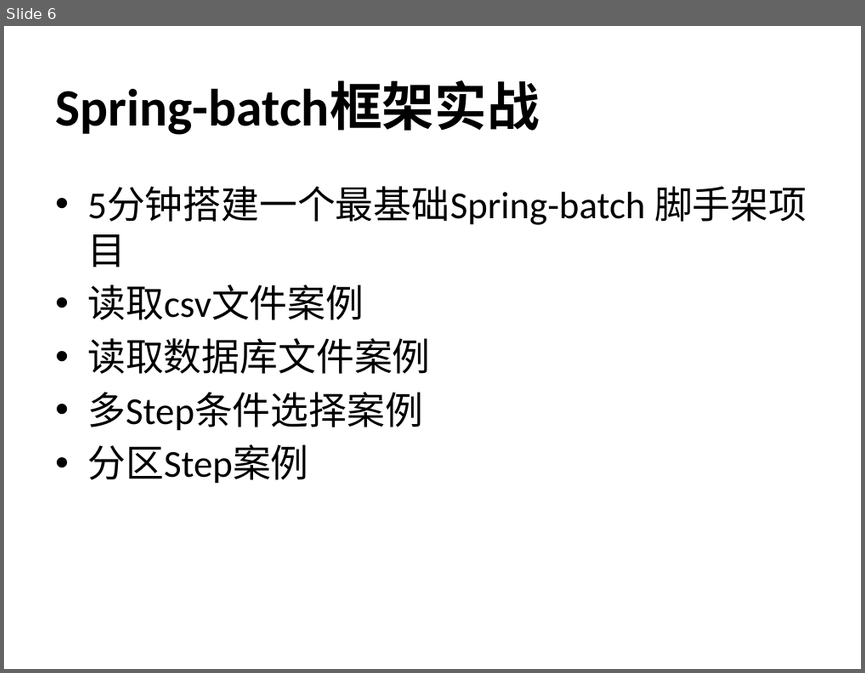
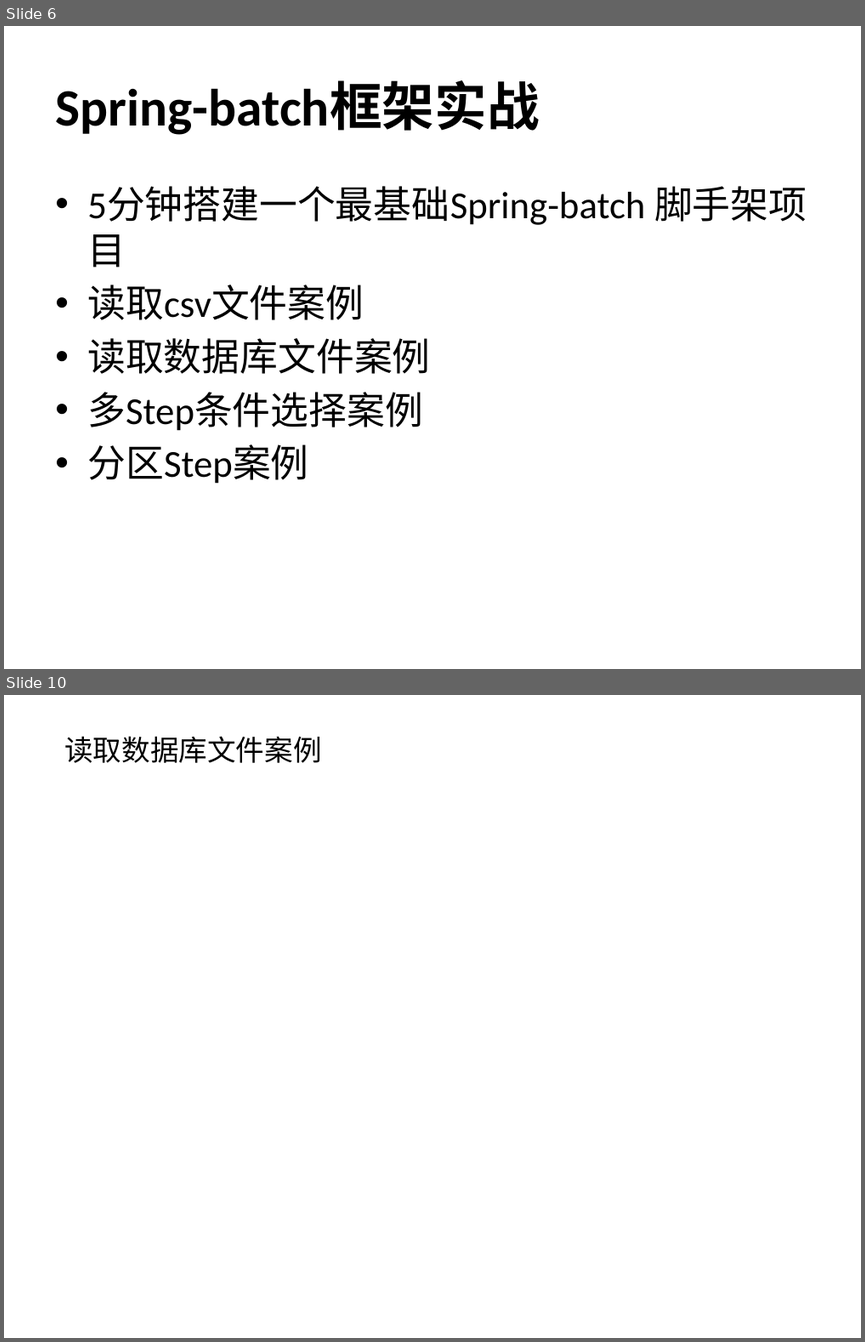
Before and after one commit to JKAK47/spring-batch-demo, a slide deck: src/main/resources/doc/Spring-batch.pptx. Shown one above the other, each under a label of ours: slide 6 before the commit, slides 6 and 10 after it; the slides between them are not shown. The pictures are 865x673 and 865x1342 pixels, drawn with LibreOffice and Linux fonts; fonts in the diff are those of the drawing. Boxes give left, top, right and bottom in pixels: in the first picture for what was removed or moved away, otherwise in the second. Text is boxed around its words. In the diff, an @@ line names an element or a change of style, - is before the commit and + after.

```diff
--- a/src/main/resources/doc/Spring-batch.pptx
+++ b/src/main/resources/doc/Spring-batch.pptx
@@ slide 10 added at [4,695,861,1338], background #FFFFFF @@
@@ title added at [64,736,321,763], 24 pt, text #000000 @@
+读取数据库文件案例
```
Also in this commit, not shown: 5 other slides added, 5 slides removed, 5 other files.
